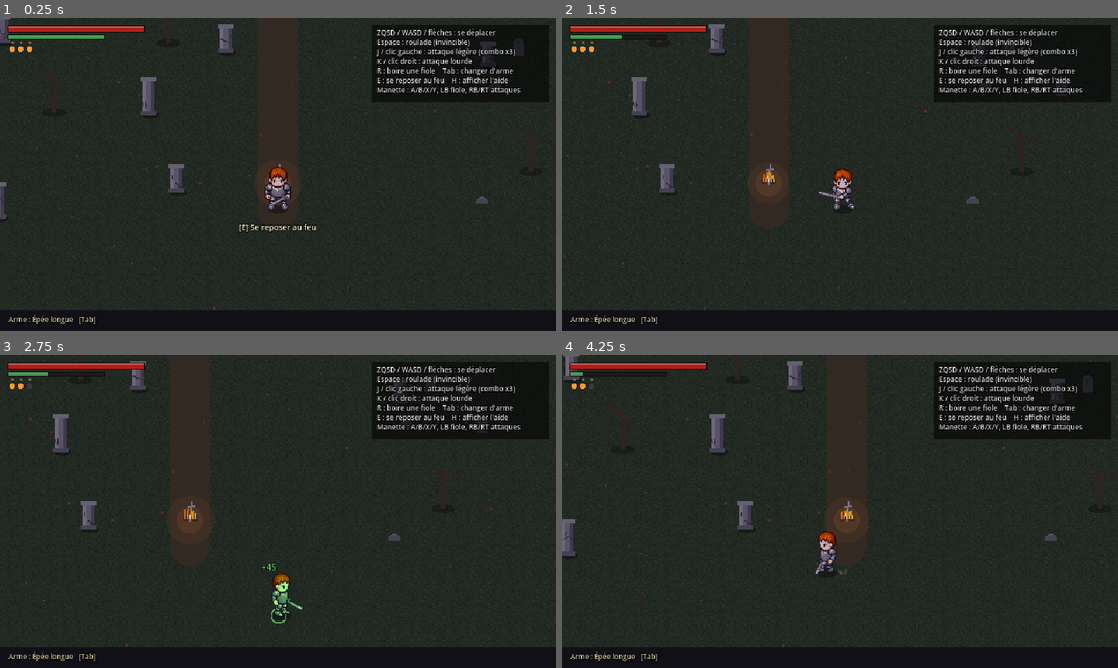
Above: before the commit, frames 1-4 (two rows, left to right).
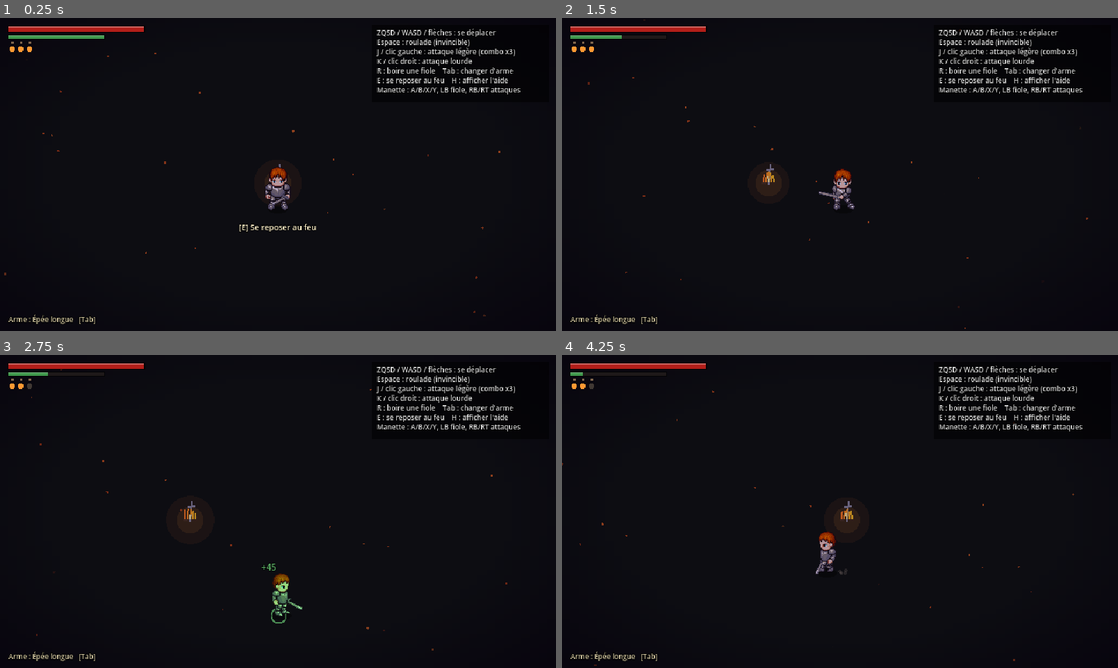
Above: after the commit, the same moments.

Repository: Hoplytes/souls-like-proto
Game: Godot game, scene res://scenes/main.tscn
The game is run twice, just before and just after one commit, with the same random seed, the same clock (stepped at 60 frames per second) and the same inputs.
Inputs (mouse positions are in pixels of both pictures, inside the frame that each line leads up to):
- Up to frame 1 (0.25 s): no input
- Up to frame 2 (1.5 s): tap Enter at 0.5 s; move the mouse to (962, 158) at 0.52 s; hold D (move_right) 0.53-1.28 s; tap K (attack_heavy) at 0.6 s; click (962, 158) at 0.67 s; move the mouse to (728, 190) at 1.27 s; hold S (move_down) from 1.28 s (still down); tap J (attack_light) at 1.35 s; click (728, 190) at 1.42 s
- Up to frame 3 (2.75 s): move the mouse to (333, 442) at 2.02 s; release S (move_down) at 2.03 s; hold D (move_right) from 2.03 s (still down); tap R (heal) at 2.1 s; click (333, 442) at 2.17 s
- Up to frame 4 (4.25 s): move the mouse to (812, 574) at 2.77 s; release D (move_right) at 2.78 s; hold W (move_up) 2.78-3.53 s; tap E (interact) at 2.85 s; click (812, 574) at 2.92 s; move the mouse to (1006, 558) at 3.52 s; hold A (move_left) from 3.53 s (still down); tap Space (roll) at 3.6 s; click (1006, 558) at 3.67 s

The runs differ from the first frame. In frame 1, 77% of the frame differs, in the area x 0-100%, y 0-96%; in frame 2, 77%, in the area x 0-100%, y 0-100%; in frame 3, 77%; in frame 4, 77%.
Error after the commit: Cannot call method 'get_size' on a null value. (res://scripts/prop.gd:37)

Commit message:
Décors LPC Revised : herbe d'automne, forêt, ruines et arène pavée
Remplace les décors dessinés dans le code par des tuiles et éléments de
LPC Revised (OGA-BY 3.0) : herbe dorée avec bords et angles automatiques,
chemin pavé, arbres morts, sapins, rochers, piliers en ruine, herbes hautes
qui ondulent. L'arène est pavée et entourée de rochers. Ajoute une teinte
de crépuscule, un vignettage et des feuilles qui tombent.

Co-Authored-By: Claude Opus 5.5 <noreply@anthropic.com>
Claude-Session: https://claude.ai/code/session_014orcnKYctnpWdF1zd7Q9Ro

Diff:
--- a/scripts/ground.gd
+++ b/scripts/ground.gd
@@ -1,69 +1,125 @@
 extends Node2D
-## Draws the ground: moss and dirt outside, a paved arena for the boss and a
-## dirt path between them. All textures are generated at start-up.
+## The ground, built from LPC Revised tiles: cobbled dirt everywhere, golden
+## autumn grass on top with proper edges (picked from each cell's
+## neighbours), and the paved boss arena.
+
+const CELL := 32
+const DIRT := [Vector2i(3, 3), Vector2i(4, 3), Vector2i(5, 3), Vector2i(3, 4), Vector2i(4, 4), Vector2i(5, 4)]
+const GRASS := [Vector2i(3, 1), Vector2i(4, 1), Vector2i(5, 1), Vector2i(3, 2), Vector2i(4, 2), Vector2i(5, 2)]
 
 var world_rect := Rect2()
 var arena_center := Vector2.ZERO
 var arena_radius := 200.0
 var path_points := PackedVector2Array()
-var _grass: ImageTexture
-var _stone: ImageTexture
-var _decals: Array = []
+var clearings: Array = []  # [center, radius] patches of bare dirt
+var _grass := {}
+var _cols := 0
+var _rows := 0
+var _slabs: Texture2D
 
 func _ready() -> void:
 	z_index = -10
 	texture_repeat = CanvasItem.TEXTURE_REPEAT_ENABLED
-	_grass = _make_grass()
-	_stone = _make_stone()
+	_slabs = load("res://assets/env/arena_slabs.png")
+	_cols = int(ceil(world_rect.size.x / CELL))
+	_rows = int(ceil(world_rect.size.y / CELL))
+	var ts := TileSet.new()
+	ts.tile_size = Vector2i(CELL, CELL)
+	var src := TileSetAtlasSource.new()
+	src.texture = load("res://assets/env/terrain_autumn.png")
+	src.texture_region_size = Vector2i(CELL, CELL)
+	for c in 6:
+		for r in 8:
+			src.create_tile(Vector2i(c, r))
+	ts.add_source(src, 0)
+	var base := TileMapLayer.new()
+	base.tile_set = ts
+	add_child(base)
+	var arena := Node2D.new()  # drawn between the dirt and the grass
+	arena.draw.connect(_draw_arena.bind(arena))
+	arena.texture_repeat = CanvasItem.TEXTURE_REPEAT_ENABLED
+	add_child(arena)
+	var grass := TileMapLayer.new()
+	grass.tile_set = ts
+	add_child(grass)
+
 	var rng := RandomNumberGenerator.new()
-	rng.seed = 7
-	for i in 260:
-		_decals.append([Vector2(rng.randf_range(world_rect.position.x, world_rect.end.x),
-			rng.randf_range(world_rect.position.y, world_rect.end.y)), rng.randi() % 3])
+	rng.seed = 3
+	_build_mask()
+	for x in _cols:
+		for y in _rows:
+			base.set_cell(Vector2i(x, y), 0, DIRT[rng.randi() % DIRT.size()])
+			if _is_grass(x, y):
+				grass.set_cell(Vector2i(x, y), 0, _grass_tile(x, y, rng))
 
-func _make_grass() -> ImageTexture:
-	var img := Image.create(64, 64, false, Image.FORMAT_RGBA8)
-	var rng := RandomNumberGenerator.new()
-	rng.seed = 1
-	for y in 64:
-		for x in 64:
-			var n := rng.randf()
-			var c := Color(0.16, 0.2, 0.15)
-			if n > 0.9:
-				c = Color(0.21, 0.26, 0.18)
-			elif n < 0.08:
-				c = Color(0.12, 0.15, 0.12)
-			img.set_pixel(x, y, c)
-	return ImageTexture.create_from_image(img)
+func _cell_center(x: int, y: int) -> Vector2:
+	return world_rect.position + Vector2(x + 0.5, y + 0.5) * CELL
 
-func _make_stone() -> ImageTexture:
-	var img := Image.create(32, 32, false, Image.FORMAT_RGBA8)
-	var rng := RandomNumberGenerator.new()
-	rng.seed = 2
-	for y in 32:
-		for x in 32:
-			var c := Color(0.3, 0.29, 0.31).darkened(rng.randf() * 0.12)
-			if y % 16 == 0 or (x + (8 if (y / 16) % 2 == 1 else 0)) % 16 == 0:
-				c = Color(0.18, 0.17, 0.2)
-			img.set_pixel(x, y, c)
-	return ImageTexture.create_from_image(img)
+func _build_mask() -> void:
+	for x in _cols:
+		for y in _rows:
+			_grass[Vector2i(x, y)] = not _is_bare(_cell_center(x, y))
+	# Remove one-cell-thin strips: the tiles cannot draw them.
+	var changed := true
+	while changed:
+		changed = false
+		for x in _cols:
+			for y in _rows:
+				if _is_grass(x, y) and ((not _is_grass(x, y - 1) and not _is_grass(x, y + 1)) or
+						(not _is_grass(x - 1, y) and not _is_grass(x + 1, y))):
+					_grass[Vector2i(x, y)] = false
+					changed = true
 
-func _draw() -> void:
-	draw_texture_rect(_grass, world_rect, true)
+func _is_bare(p: Vector2) -> bool:
+	if p.distance_to(arena_center) < arena_radius + 20:
+		return true
+	for c in clearings:
+		if p.distance_to(c[0]) < c[1]:
+			return true
 	for i in range(path_points.size() - 1):
-		draw_line(path_points[i], path_points[i + 1], Color(0.24, 0.2, 0.15), 46)
-		draw_circle(path_points[i], 23, Color(0.24, 0.2, 0.15))
-	for d in _decals:
-		match d[1]:
-			0: draw_line(d[0], d[0] + Vector2(1, -4), Color(0.26, 0.32, 0.2), 1)
-			1: draw_rect(Rect2(d[0], Vector2(2, 1)), Color(0.35, 0.33, 0.3))
-			2: draw_circle(d[0], 1.5, Color(0.45, 0.2, 0.2))
-	# Paved boss arena: a stone texture clipped to a circle.
+		if Geometry2D.get_closest_point_to_segment(p, path_points[i], path_points[i + 1]).distance_to(p) < 34:
+			return true
+	return false
+
+func _is_grass(x: int, y: int) -> bool:
+	if x < 0 or y < 0 or x >= _cols or y >= _rows:
+		return true
+	return _grass[Vector2i(x, y)]
+
+## Edge and corner tiles come from the 3x3 "grass island" block (0..2, 0..2)
+## and inner corners from the 2x2 "grass with a hole" block (0..1, 6..7).
+func _grass_tile(x: int, y: int, rng: RandomNumberGenerator) -> Vector2i:
+	var n := _is_grass(x, y - 1)
+	var s := _is_grass(x, y + 1)
+	var w := _is_grass(x - 1, y)
+	var e := _is_grass(x + 1, y)
+	var col := 1
+	var row := 1
+	if not w:
+		col = 0
+	elif not e:
+		col = 2
+	if not n:
+		row = 0
+	elif not s:
+		row = 2
+	if col != 1 or row != 1:
+		return Vector2i(col, row)
+	if not _is_grass(x + 1, y + 1):
+		return Vector2i(0, 6)
+	if not _is_grass(x - 1, y + 1):
+		return Vector2i(1, 6)
+	if not _is_grass(x + 1, y - 1):
+		return Vector2i(0, 7)
+	if not _is_grass(x - 1, y - 1):
+		return Vector2i(1, 7)
+	return GRASS[rng.randi() % GRASS.size()]
+
+func _draw_arena(node: Node2D) -> void:
 	var pts := PackedVector2Array()
 	var uvs := PackedVector2Array()
-	for i in 48:
-		var p := arena_center + Vector2.RIGHT.rotated(i * TAU / 48) * arena_radius
+	for i in 64:
+		var p := arena_center + Vector2.RIGHT.rotated(i * TAU / 64) * arena_radius
 		pts.append(p)
-		uvs.append(p / 32.0)
-	draw_colored_polygon(pts, Color.WHITE, uvs, _stone)
-	draw_arc(arena_center, arena_radius, 0, TAU, 48, Color(0.15, 0.14, 0.17), 4)
+		uvs.append(p / 64.0)
+	node.draw_colored_polygon(pts, Color.WHITE, uvs, _slabs)
--- a/scripts/main.gd
+++ b/scripts/main.gd
@@ -6,6 +6,7 @@
 const ARENA_C := Vector2(600, 330)
 const ARENA_R := 230.0
 const START := Vector2(600, 1360)
+const PATH := [Vector2(600, 1360), Vector2(600, 1150), Vector2(560, 950), Vector2(620, 780), Vector2(600, 560)]
 const SKELETONS := [Vector2(560, 1080), Vector2(660, 960), Vector2(520, 800), Vector2(700, 760)]
 
 var world: Node2D
@@ -25,7 +26,8 @@
 	ground.world_rect = WORLD
 	ground.arena_center = ARENA_C
 	ground.arena_radius = ARENA_R
-	ground.path_points = PackedVector2Array([START, Vector2(600, 1150), Vector2(560, 950), Vector2(620, 780), Vector2(600, 560)])
+	ground.path_points = PackedVector2Array(PATH)
+	ground.clearings = [[START + Vector2(0, -20), 64], [Vector2(560, 950), 70], [Vector2(620, 780), 60]]
 	add_child(ground)
 
 	world = Node2D.new()
@@ -61,11 +63,27 @@
 	boss.died.connect(_on_boss_died)
 
 	var cm := CanvasModulate.new()
-	cm.color = Color(0.82, 0.8, 0.9)
+	cm.color = Color(0.74, 0.7, 0.82)  # dusk
 	add_child(cm)
+
+	_add_leaves(cam)
 
 	var layer := CanvasLayer.new()
 	add_child(layer)
+	var vignette := TextureRect.new()
+	var grad := GradientTexture2D.new()
+	grad.fill = GradientTexture2D.FILL_RADIAL
+	grad.fill_from = Vector2(0.5, 0.5)
+	grad.fill_to = Vector2(1.05, 1.05)
+	grad.gradient = Gradient.new()
+	grad.gradient.set_color(0, Color(0.02, 0.0, 0.05, 0.0))
+	grad.gradient.set_color(1, Color(0.02, 0.0, 0.05, 0.75))
+	grad.gradient.add_point(0.55, Color(0.02, 0.0, 0.05, 0.0))
+	vignette.texture = grad
+	vignette.set_anchors_preset(Control.PRESET_FULL_RECT)
+	vignette.stretch_mode = TextureRect.STRETCH_SCALE
+	vignette.mouse_filter = Control.MOUSE_FILTER_IGNORE
+	layer.add_child(vignette)
 	hud = Control.new()
 	hud.set_script(load("res://scripts/hud.gd"))
 	layer.add_child(hud)
@@ -80,39 +98,98 @@
 			add_child(t)
 
 func _build_level() -> void:
-	# Outer cliffs.
-	_wall(Rect2(WORLD.position.x, WORLD.position.y, WORLD.size.x, 24))
-	_wall(Rect2(WORLD.position.x, WORLD.end.y - 24, WORLD.size.x, 24))
-	_wall(Rect2(WORLD.position.x, WORLD.position.y, 24, WORLD.size.y))
-	_wall(Rect2(WORLD.end.x - 24, WORLD.position.y, 24, WORLD.size.y))
-	# The arena wall: a ring of wall segments with an opening to the south.
-	for i in 28:
-		var a := i * TAU / 28
-		if absf(wrapf(a - PI / 2, -PI, PI)) < 0.2:
-			continue  # the gate
-		var p := ARENA_C + Vector2.RIGHT.rotated(a) * (ARENA_R + 14)
-		Prop.make(world, "wall", p + Vector2(0, 10), Vector2(56, 34))
-	for i in 6:
-		var a := i * TAU / 6 + 0.3
-		Prop.make(world, "pillar", ARENA_C + Vector2.RIGHT.rotated(a) * (ARENA_R - 40), Vector2(14, 44))
-	# Ruins and graves along the path.
 	var rng := RandomNumberGenerator.new()
 	rng.seed = 42
-	for i in 70:
-		var p := Vector2(rng.randf_range(60, WORLD.end.x - 60), rng.randf_range(620, WORLD.end.y - 60))
-		if absf(p.x - 600) < 110 or p.distance_to(START) < 90:
+	# Invisible borders; the forest drawn along them shows the limit.
+	_wall(Rect2(WORLD.position.x - 20, WORLD.position.y - 20, WORLD.size.x + 40, 40))
+	_wall(Rect2(WORLD.position.x - 20, WORLD.end.y - 20, WORLD.size.x + 40, 40))
+	_wall(Rect2(WORLD.position.x - 20, WORLD.position.y, 40, WORLD.size.y))
+	_wall(Rect2(WORLD.end.x - 20, WORLD.position.y, 40, WORLD.size.y))
+	var forest := ["tree_pine_a", "tree_pine_b", "tree_pine_c", "tree_dead", "tree_pine_a", "tree_red_b"]
+	var y := WORLD.position.y + 10.0
+	while y < WORLD.end.y + 40:
+		for side in [WORLD.position.x + 10, WORLD.end.x - 10]:
+			for k in 2:
+				_tree(forest, Vector2(side + (k * 34 if side < 600 else -k * 34) + rng.randf_range(-8, 8), y + rng.randf_range(-10, 10)), rng)
+		y += rng.randf_range(26, 40)
+	var x := WORLD.position.x + 60.0
+	while x < WORLD.end.x - 60:
+		_tree(forest, Vector2(x, WORLD.position.y + 30 + rng.randf_range(-6, 10)), rng)
+		_tree(forest, Vector2(x + 18, WORLD.end.y - 6 + rng.randf_range(-8, 4)), rng)
+		x += rng.randf_range(30, 44)
+
+	# Arena: an invisible ring wall dressed with boulders and old pillars,
+	# open to the south.
+	for i in 40:
+		var a := i * TAU / 40
+		if absf(wrapf(a - PI / 2, -PI, PI)) < 0.22:
 			continue
-		var k: String = ["tree", "tree", "grave", "rock", "pillar"][rng.randi() % 5]
-		Prop.make(world, k, p, Vector2(14, rng.randf_range(24, 46)) if k == "pillar" else Vector2.ZERO)
-	for i in 40:
-		var a := rng.randf() * TAU
-		var p := ARENA_C + Vector2.RIGHT.rotated(a) * rng.randf_range(ARENA_R + 60, ARENA_R + 260)
-		if WORLD.grow(-50).has_point(p) and absf(p.x - 600) > 70:
-			Prop.make(world, "tree", p)
-	for p in [Vector2(540, 1180), Vector2(670, 1010), Vector2(540, 880), Vector2(680, 650), Vector2(520, 640)]:
-		Prop.make(world, "pillar", p, Vector2(14, rng.randf_range(20, 40)))
-
-func _wall(r: Rect2) -> void:
+		var p := ARENA_C + Vector2.RIGHT.rotated(a) * (ARENA_R + 12)
+		_wall(Rect2(p - Vector2(20, 20), Vector2(40, 40)), false)
+	for i in 26:
+		var a := i * TAU / 26 + 0.12
+		if absf(wrapf(a - PI / 2, -PI, PI)) < 0.32:
+			continue
+		var p := ARENA_C + Vector2.RIGHT.rotated(a) * (ARENA_R + rng.randf_range(10, 24))
+		# Tall boulders at the back, low ones at the front so they never hide the fight.
+		var k: String = ["rock_big", "rock_wide", "rock_big"][rng.randi() % 3] if sin(a) < 0.3 else ["rock_low", "rock_flat"][rng.randi() % 2]
+		Prop.make(world, k, p, rng.randf() < 0.5)
+	for a in [-PI * 0.8, -PI * 0.6, -PI * 0.4, -PI * 0.2, PI * 0.08, PI * 0.92]:
+		var k := "pillar_broken" if a > 0 or a == -PI * 0.6 else "pillar"
+		Prop.make(world, k, ARENA_C + Vector2.RIGHT.rotated(a) * (ARENA_R - 22))
+	for i in 10:
+		var p := ARENA_C + Vector2.RIGHT.rotated(rng.randf() * TAU) * rng.randf_range(30, ARENA_R - 50)
+		Prop.make(world, ["pebble", "rock_small", "mushroom_b"][rng.randi() % 3], p)
+	# Ruins along the path, guarded by the skeletons.
+	for p in [Vector2(530, 1170), Vector2(680, 1020), Vector2(520, 880), Vector2(690, 660), Vector2(510, 650), Vector2(680, 880)]:
+		Prop.make(world, ["pillar", "pillar_broken", "pillar_dark_broken"][rng.randi() % 3], p)
+	Prop.make(world, "pillar", Vector2(560, 590))
+	Prop.make(world, "pillar", Vector2(640, 590))
+	# Countryside: dead and autumn trees, rocks, tall grass.
+	var keep_out := func(p: Vector2) -> bool:
+		if p.distance_to(ARENA_C) < ARENA_R + 50 or p.distance_to(START) < 80:
+			return true
+		for i in range(PATH.size() - 1):
+			if Geometry2D.get_closest_point_to_segment(p, PATH[i], PATH[i + 1]).distance_to(p) < 60:
+				return true
+		return false
+	var scatter := [["tree_dead", 10], ["tree_pine_b", 4], ["tree_red_a", 2], ["tree_orange", 1], ["rock_big", 2],
+		["rock_low", 3], ["rock_mid", 3], ["stump", 3], ["grass_tall_a", 10], ["grass_tall_b", 10],
+		["grass_short_a", 10], ["grass_short_b", 10], ["fern", 3], ["bush_a", 3], ["bush_c", 3], ["mushroom_a", 3], ["pebble", 4]]
+	var bag: Array[String] = []
+	for e in scatter:
+		for i in e[1]:
+			bag.append(e[0])
+	for i in 260:
+		var p := Vector2(rng.randf_range(90, WORLD.end.x - 90), rng.randf_range(90, WORLD.end.y - 50))
+		if keep_out.call(p):
+			continue
+		var k: String = bag[rng.randi() % bag.size()]
+		if k.begins_with("tree_"):
+			_tree([k], p, rng)
+		else:
+			Prop.make(world, k, p, rng.randf() < 0.5)
+	# Grass along the path edges.
+	for i in range(PATH.size() - 1):
+		var a: Vector2 = PATH[i]
+		var b: Vector2 = PATH[i + 1]
+		var n := (b - a).normalized().orthogonal()
+		var d := 0.0
+		while d < a.distance_to(b):
+			for side in [-1, 1]:
+				if rng.randf() < 0.5:
+					var p: Vector2 = a + (b - a).normalized() * d + n * side * rng.randf_range(38, 52)
+					if p.distance_to(ARENA_C) > ARENA_R + 30:
+						Prop.make(world, ["grass_short_a", "grass_short_b", "grass_tall_a"][rng.randi() % 3], p, rng.randf() < 0.5)
+			d += 18
+	# Stones around the bonfire.
+	for i in 7:
+		Prop.make(world, "pebble", bonfire.position + Vector2.RIGHT.rotated(i * TAU / 7) * 18 + Vector2(0, 4))
+
+func _tree(kinds: Array, p: Vector2, rng: RandomNumberGenerator) -> void:
+	Prop.make(world, kinds[rng.randi() % kinds.size()], p, rng.randf() < 0.5)
+
+func _wall(r: Rect2, add_to_root: bool = true) -> void:
 	var b := StaticBody2D.new()
 	b.collision_layer = 1
 	var cs := CollisionShape2D.new()
@@ -122,11 +199,33 @@
 	cs.position = r.get_center()
 	b.add_child(cs)
 	add_child(b)
-	var vis := ColorRect.new()
-	vis.color = Color(0.08, 0.08, 0.1)
-	vis.position = r.position
-	vis.size = r.size
-	b.add_child(vis)
+
+## Falling leaves drifting across the screen.
+func _add_leaves(cam: Camera2D) -> void:
+	var p := CPUParticles2D.new()
+	p.amount = 40
+	p.lifetime = 6.0
+	p.preprocess = 6.0
+	p.local_coords = false
+	p.emission_shape = CPUParticles2D.EMISSION_SHAPE_RECTANGLE
+	p.emission_rect_extents = Vector2(380, 220)
+	p.direction = Vector2(-0.6, 1)
+	p.spread = 25
+	p.gravity = Vector2(0, 4)
+	p.initial_velocity_min = 8
+	p.initial_velocity_max = 20
+	p.angular_velocity_min = -90
+	p.angular_velocity_max = 90
+	p.scale_amount_min = 1.5
+	p.scale_amount_max = 2.5
+	p.z_index = 40
+	var ramp := Gradient.new()
+	ramp.set_color(0, Color(0.85, 0.45, 0.15, 0.0))
+	ramp.add_point(0.15, Color(0.85, 0.4, 0.15, 0.9))
+	ramp.add_point(0.85, Color(0.7, 0.25, 0.1, 0.9))
+	ramp.set_color(ramp.get_point_count() - 1, Color(0.6, 0.2, 0.1, 0.0))
+	p.color_ramp = ramp
+	cam.add_child(p)
 
 func _spawn_skeletons() -> void:
 	for s in _skeletons:
@@ -159,7 +258,13 @@
 
 func _close_gate() -> void:
 	_gate_closed = true
-	_gate = Prop.make(world, "wall", ARENA_C + Vector2(0, ARENA_R + 24), Vector2(80, 34))
+	# Boulders fall to block the way out.
+	for dx in [-34, 0, 34]:
+		var r := Prop.make(world, "rock_wide" if dx == 0 else "rock_low", ARENA_C + Vector2(dx, ARENA_R + 16), dx > 0)
+		r.collision_layer = 1
+		Fx.dust(world, r.position, Vector2.UP)
+	_wall(Rect2(ARENA_C + Vector2(-60, ARENA_R), Vector2(120, 30)))
+	Fx.shake(6)
 	boss.activate()
 	hud.show_boss = true
 	hud.flash_message(Boss.BOSS_NAME, Color(0.9, 0.8, 0.6))
--- a/scripts/prop.gd
+++ b/scripts/prop.gd
@@ -1,88 +1,72 @@
 class_name Prop
 extends StaticBody2D
-## Procedurally drawn scenery: pillars, broken walls, dead trees, graves,
-## rocks. Origin is the base, so props y-sort with the characters.
+## A piece of scenery from assets/env/: the sprite stands on its origin so it
+## y-sorts with the characters, with a small collision box at its base.
 
-var kind := "pillar"
-var size := Vector2(16, 40)
-var seed_v := 0
+static var _cache := {}
 
-static func make(parent: Node, k: String, pos: Vector2, s: Vector2 = Vector2.ZERO, solid: bool = true) -> Prop:
+const SOLID := {  # collision size at the base; missing = walk-through
+	"tree_dead": Vector2(10, 6), "tree_pine_a": Vector2(12, 6), "tree_pine_b": Vector2(12, 6),
+	"tree_pine_c": Vector2(12, 6), "tree_red_a": Vector2(12, 6), "tree_red_b": Vector2(12, 6),
+	"tree_orange": Vector2(12, 6), "stump": Vector2(26, 8), "rock_big": Vector2(54, 16),
+	"rock_wide": Vector2(52, 14), "rock_flat": Vector2(50, 10), "rock_low": Vector2(52, 10),
+	"rock_mid": Vector2(26, 10), "rock_small": Vector2(22, 8), "pillar": Vector2(26, 10),
+	"pillar_broken": Vector2(26, 10), "pillar_dark": Vector2(26, 10), "pillar_dark_broken": Vector2(26, 10),
+}
+const SWAY := ["grass_tall_a", "grass_tall_b", "grass_short_a", "grass_short_b", "fern"]
+
+var kind := ""
+var sprite: Sprite2D
+var _phase := 0.0
+var _t := 0.0
+
+static func texture(name: String) -> Texture2D:
+	if not _cache.has(name):
+		_cache[name] = load("res://assets/env/%s.png" % name)
+	return _cache[name]
+
+static func make(parent: Node, k: String, pos: Vector2, flip: bool = false) -> Prop:
 	var p := Prop.new()
 	p.kind = k
 	p.position = pos
-	p.seed_v = int(pos.x * 13 + pos.y * 7)
-	if s != Vector2.ZERO:
-		p.size = s
-	elif k == "tree":
-		p.size = Vector2(10, 46)
-	elif k == "grave":
-		p.size = Vector2(12, 14)
-	elif k == "rock":
-		p.size = Vector2(18, 10)
-	p.collision_layer = 1 if solid else 0
-	var cs := CollisionShape2D.new()
-	var r := RectangleShape2D.new()
-	r.size = Vector2(p.size.x, minf(10.0, p.size.y))
-	cs.shape = r
-	cs.position = Vector2(0, -r.size.y / 2)
-	p.add_child(cs)
+	p.collision_layer = 1 if SOLID.has(k) else 0
+	p.sprite = Sprite2D.new()
+	p.sprite.texture = texture(k)
+	p.sprite.centered = false
+	p.sprite.flip_h = flip
+	var size := p.sprite.texture.get_size()
+	p.sprite.offset = Vector2(-size.x / 2.0, -size.y + _foot(k))
+	p.add_child(p.sprite)
+	if SOLID.has(k):
+		var cs := CollisionShape2D.new()
+		var r := RectangleShape2D.new()
+		r.size = SOLID[k]
+		cs.shape = r
+		cs.position = Vector2(0, -r.size.y / 2.0)
+		p.add_child(cs)
+	p._phase = pos.x * 0.05
+	p.set_process(k in SWAY)
 	parent.add_child(p)
 	return p
 
+## How far the drawn base sits above the bottom of the image (roots, etc).
+static func _foot(k: String) -> float:
+	if k.begins_with("tree_"):
+		return 6.0
+	if k.begins_with("rock_big"):
+		return 4.0
+	return 1.0
+
+func _process(delta: float) -> void:
+	_t += delta
+	sprite.skew = sin(_t * 1.6 + _phase) * 0.06
+
 func _draw() -> void:
-	var rng := RandomNumberGenerator.new()
-	rng.seed = seed_v
-	var w := size.x
-	var h := size.y
-	match kind:
-		"pillar":
-			draw_set_transform(Vector2.ZERO, 0, Vector2(1, 0.35))
-			draw_circle(Vector2(2, 0), w * 0.75, Color(0, 0, 0, 0.35))
-			draw_set_transform(Vector2.ZERO)
-			draw_rect(Rect2(-w / 2, -h, w, h), Color(0.42, 0.41, 0.44))
-			draw_rect(Rect2(-w / 2, -h, w * 0.3, h), Color(0.52, 0.51, 0.54))
-			draw_rect(Rect2(w / 2 - w * 0.25, -h, w * 0.25, h), Color(0.3, 0.29, 0.33))
-			draw_rect(Rect2(-w / 2 - 2, -h - 4, w + 4, 5), Color(0.48, 0.47, 0.5))
-			draw_rect(Rect2(-w / 2 - 2, -5, w + 4, 5), Color(0.33, 0.32, 0.36))
-			for i in 3:
-				var y := -rng.randf_range(8, h - 8)
-				draw_line(Vector2(-w / 2 + rng.randf_range(0, w), y), Vector2(-w / 2 + rng.randf_range(0, w), y + 5), Color(0.2, 0.2, 0.22), 1)
-		"wall":
-			draw_rect(Rect2(-w / 2, -h, w, h), Color(0.25, 0.24, 0.27))
-			draw_rect(Rect2(-w / 2, -h, w, 6), Color(0.38, 0.37, 0.4))
-			var bh := 8.0
-			var row := 0
-			var y := -h + 6
-			while y < -1:
-				var off := 0.0 if row % 2 == 0 else 8.0
-				var x := -w / 2 + off
-				while x < w / 2:
-					draw_line(Vector2(x, y), Vector2(x, minf(y + bh, 0)), Color(0.17, 0.16, 0.19), 1)
-					x += 16
-				draw_line(Vector2(-w / 2, y), Vector2(w / 2, y), Color(0.17, 0.16, 0.19), 1)
-				y += bh
-				row += 1
-		"tree":
-			draw_set_transform(Vector2.ZERO, 0, Vector2(1, 0.35))
-			draw_circle(Vector2(0, 0), 14, Color(0, 0, 0, 0.3))
-			draw_set_transform(Vector2.ZERO)
-			draw_rect(Rect2(-3, -h, 6, h), Color(0.22, 0.17, 0.14))
-			for i in 5:
-				var by := -h + rng.randf_range(4, h * 0.6)
-				var dir := -1.0 if i % 2 == 0 else 1.0
-				var end := Vector2(dir * rng.randf_range(10, 18), by - rng.randf_range(6, 14))
-				draw_line(Vector2(0, by), end, Color(0.22, 0.17, 0.14), 2)
-				draw_line(end, end + Vector2(dir * 5, -4), Color(0.22, 0.17, 0.14), 1)
-		"grave":
-			draw_rect(Rect2(-w / 2, -h, w, h), Color(0.36, 0.36, 0.4))
-			draw_circle(Vector2(0, -h), w / 2, Color(0.36, 0.36, 0.4))
-			draw_line(Vector2(0, -h - 3), Vector2(0, -h + 6), Color(0.22, 0.22, 0.26), 1)
-			draw_line(Vector2(-3, -h), Vector2(3, -h), Color(0.22, 0.22, 0.26), 1)
-		"rock":
-			var pts := PackedVector2Array()
-			for i in 8:
-				var a := PI + i * PI / 7.0
-				pts.append(Vector2(cos(a) * w / 2 * rng.randf_range(0.8, 1.0), sin(a) * h * rng.randf_range(0.7, 1.0)))
-			draw_colored_polygon(pts, Color(0.33, 0.33, 0.35))
-			draw_line(pts[2], pts[4], Color(0.45, 0.45, 0.48), 1)
+	var w := 0.0
+	if kind.begins_with("tree_"):
+		w = 20.0
+	elif kind.begins_with("rock") or kind.begins_with("pillar") or kind == "stump":
+		w = sprite.texture.get_width() * 0.45
+	if w > 0.0:
+		draw_set_transform(Vector2(2, 0), 0, Vector2(1, 0.35))
+		draw_circle(Vector2.ZERO, w, Color(0.05, 0.03, 0.08, 0.35))
Not shown, added: CREDITS-ENV.md
